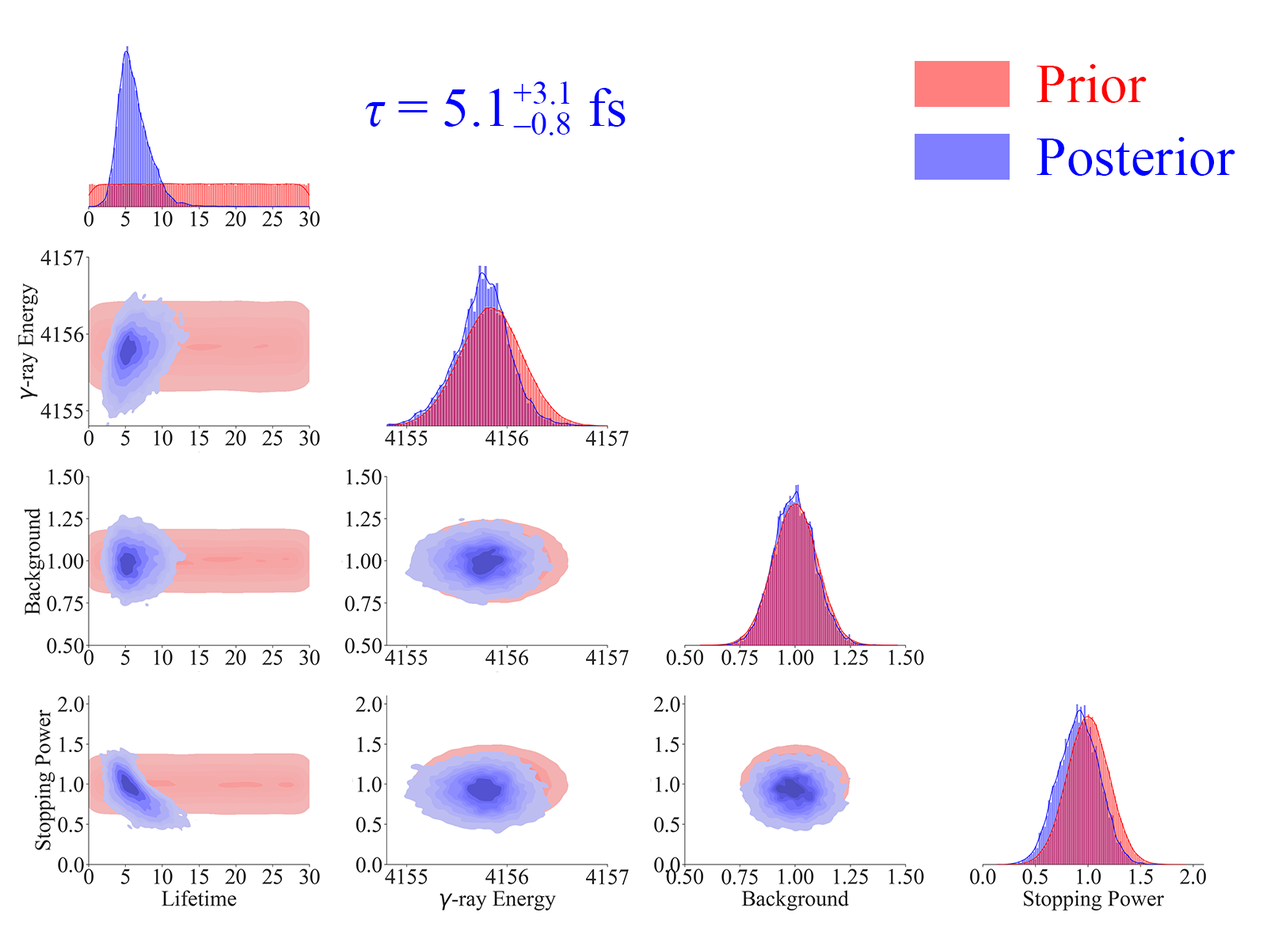
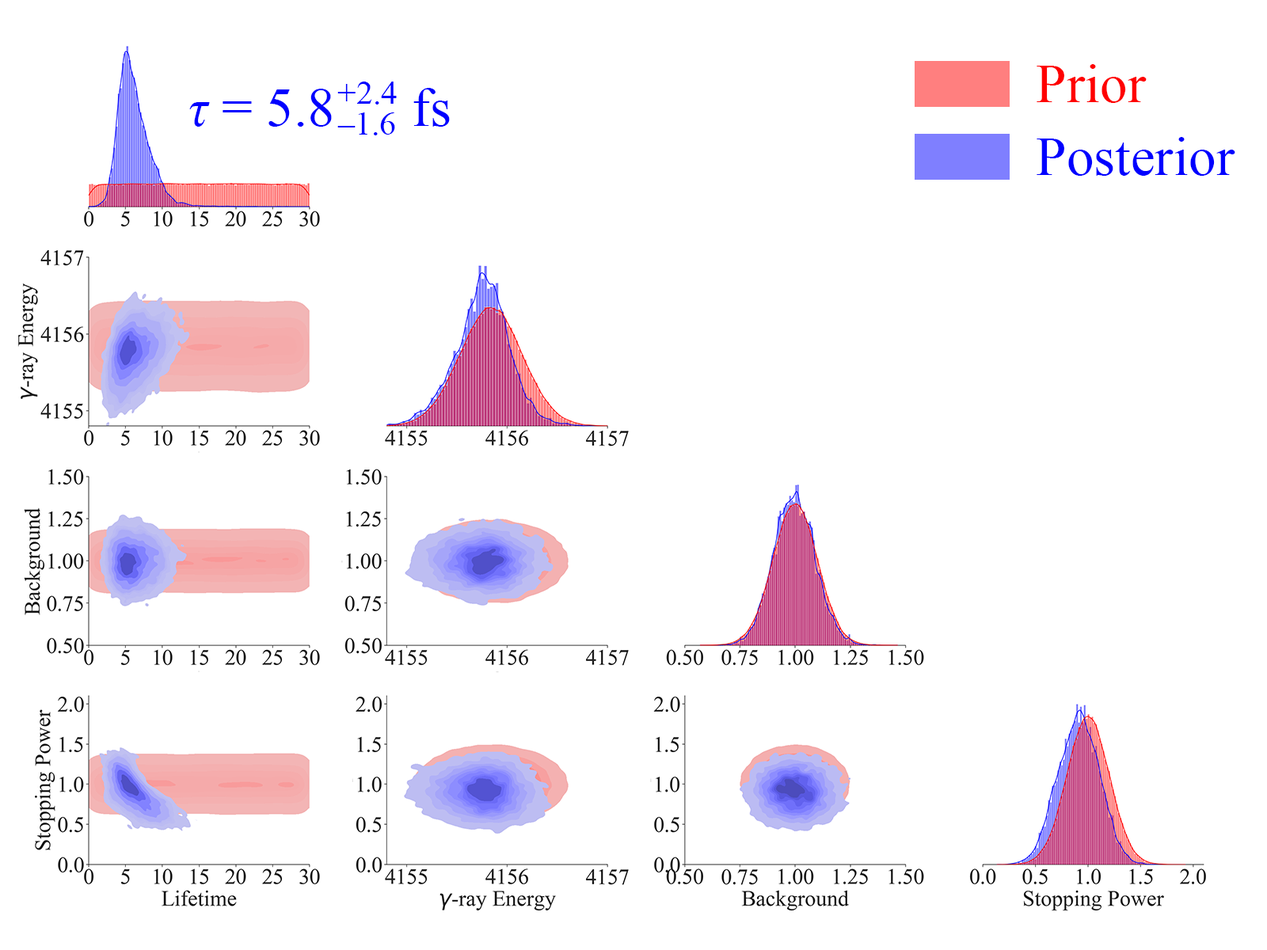
Revision of a layered 1267 x 950 image; what changed, layer by layer:
renamed "–0.8" to "–1.6", painted on it over left=337, top=112, right=571, bottom=136
renamed "+3.1" to "+2.4", painted on it over left=337, top=81, right=570, bottom=105
renamed "τ = 5.1 fs" to "τ = 5.8 fs", painted on it over left=189, top=87, right=626, bottom=127
